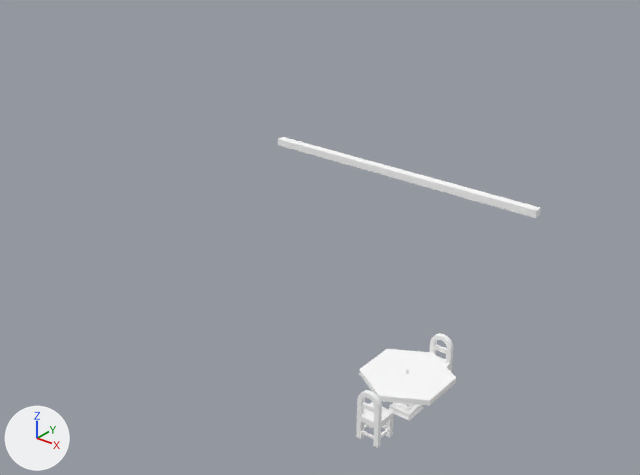
The OBJ model Games/GuruttoWorld/Assets/Models/StreetJourney/Baked/Block-2-4.obj: old version first, new version second.
The view is the same before and after, from a camera (50 mm lens) standing at (23.4, 65.6, 12.1) and looking at (11.9, 80.1, 3.1). The axes (+X, +Y, +Z) are drawn at lower left. The lights are the same throughout. The picture after the commit comes second. Where no turn or scale is listed for an object, it has been applied to the vertices. Vertices at exactly the same position are counted once.

The first picture shows 'Block-2-4'.
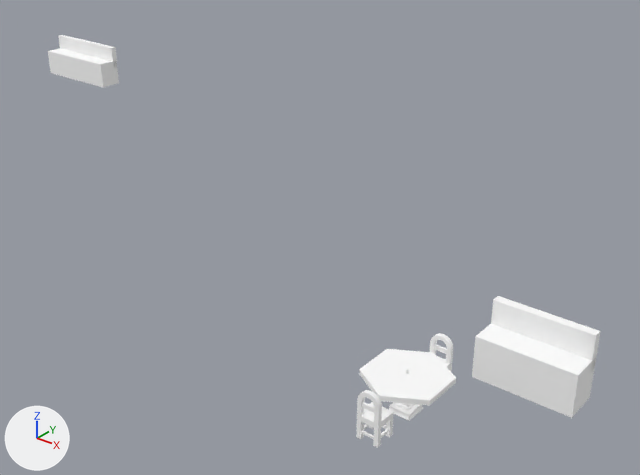
Changed parts and their boxes (x1, y1, x2, y2) in the pictures (640 x 475 px):
'Block-2-4', reshaped (110% wider, 33% taller)
    before: (278, 137, 541, 448)
    after: (48, 35, 601, 448)
part 1 of me_block_2_4, added
    after: (472, 324, 595, 418)
part 2 of me_block_2_4, added
    after: (491, 296, 601, 371)
part 3 of me_block_2_4, added
    after: (48, 48, 119, 88)
part 4 of me_block_2_4, added
    after: (58, 35, 117, 68)
part 5 of me_block_2_4, deleted
    before: (278, 137, 541, 218)

The change, as a diff of the scene's bpy script:
```diff
--- a/Games/GuruttoWorld/Assets/Models/StreetJourney/Baked/Block-2-4.obj.py
+++ b/Games/GuruttoWorld/Assets/Models/StreetJourney/Baked/Block-2-4.obj.py
@@ me_block_2_4 @@
 # used by ob_block_2_4; location = (0.0, 0.0, 0.0)
-me_block_2_4.from_pydata(...)  # 342 vertices, 704 faces; spans x 13.5..18.5, y 74.01..77.0, z 3.92..6.81
+me_block_2_4.from_pydata(...)  # 366 vertices, 722 faces; spans x -2.4..19.65, y 74.01..83.83, z 3.92..5.11
+# me_block_2_4 part 1: a new loose piece, a box spanning x 17.95..19.65, y 76.38..77.03, z 3.92..4.68, in mat_white (white #ffffff)
+# me_block_2_4 part 2: a new loose piece, a box spanning x 17.95..19.65, y 76.87..77.03, z 4.46..5.11, in mat_white (white #ffffff)
+# me_block_2_4 part 3: a new loose piece, a box spanning x -2.4..0.4, y 83.18..83.82, z 3.92..4.68, in mat_white (white #ffffff)
+# me_block_2_4 part 4: a new loose piece, a box spanning x -2.4..0.4, y 83.67..83.83, z 4.46..5.11, in mat_white (white #ffffff)
+# me_block_2_4 part 5: the loose piece of 8 vertices spanning x 13.5..18.5, y 76.86..77.0, z 6.69..6.81 is deleted
 me_block_2_4.materials.append(mat_white)
```
